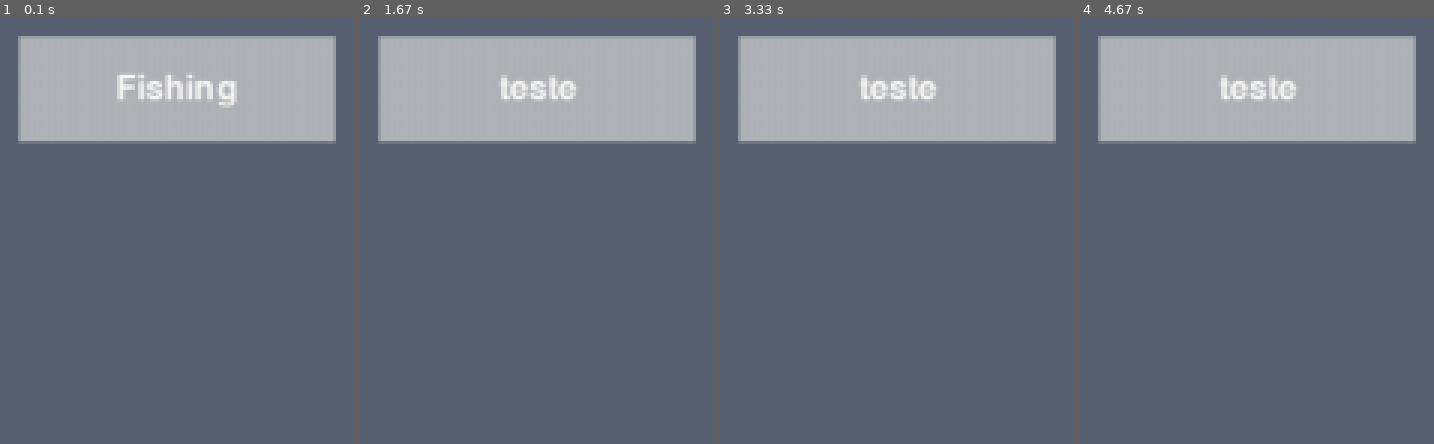
Above: before the commit, frames 1-4 (left to right).
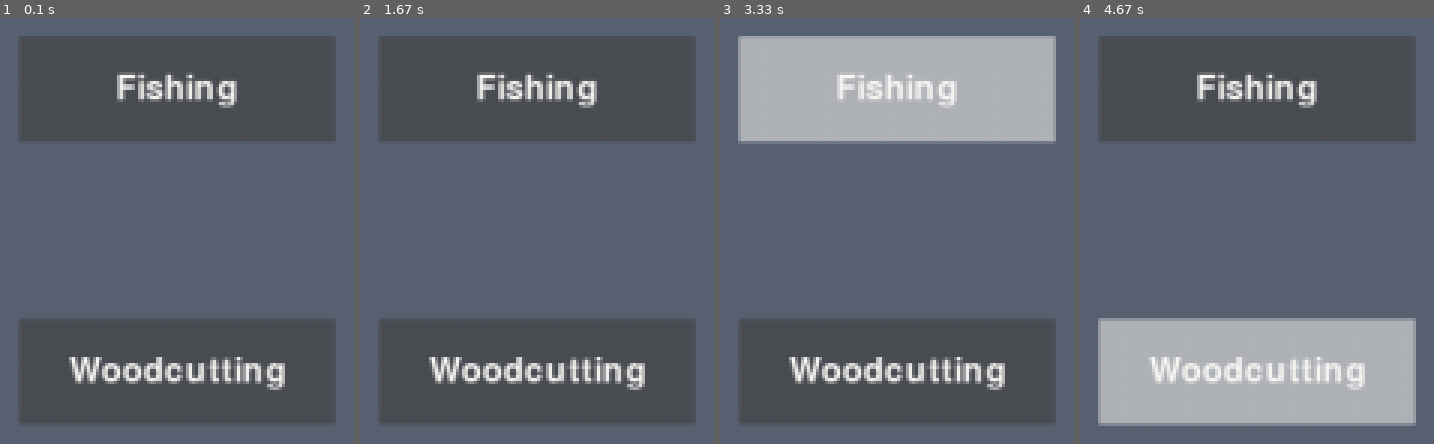
Above: after the commit, the same moments.

Repository: dan-perosa/pygame-study
Game: pygame game, started from main.py
The game is run twice, just before and just after one commit, with the same random seed, the same clock (stepped at 60 frames per second) and the same inputs.
Inputs (mouse positions are in pixels of both pictures, inside the frame that each line leads up to):
- Up to frame 1 (0.1 s): no input
- Up to frame 2 (1.67 s): click (537, 86) at 0.38 s; click (outside the picture) at 0.72 s
- Up to frame 3 (3.33 s): click (897, 371) at 2.05 s; click (outside the picture) at 2.38 s; click (897, 86) at 3.22 s
- Up to frame 4 (4.67 s): click (outside the picture) at 3.55 s; click (1257, 371) at 4.38 s

The runs differ from the first frame. In frame 1, 43% of the frame differs, in the area x 5-95%, y 4-96%; in frame 2, 43%; in frame 3, 21%; in frame 4, 45%.

Commit message:
Added fishing and woodcutting threading

Diff:
--- /dev/null
+++ b/inventory.py
@@ -0,0 +1 @@
+inventory = []
--- a/main.py
+++ b/main.py
@@ -1,5 +1,8 @@
 import pygame
 from pygame.locals import *
+from start_fishing import start_fishing
+from start_woodcutting import start_woodcutting
+import sys
 
 SCREEN_WIDTH = 1280
 SCREEN_HEIGHT = 720
@@ -8,11 +11,27 @@
 OFF_WHITE = '#FAF9F6'
 DARK_GRAY = '#4B4E54'
 LIGHT_GRAY = '#B0B3B8'
+BACKGROUND_COLOR = '#586273'
+
+def button_click_handle(button_functionality, button_text, chosen):
+    global current_screen
+    if button_functionality == 'set_fishing_screen':
+        current_screen = button_text
+    elif button_functionality == 'set_main_menu_screen':
+        current_screen = button_text
+    elif button_functionality == 'set_woodcutting_screen':
+        current_screen = button_text
+    elif button_functionality == 'start_fishing_in_pond':
+        start_fishing(chosen)
+    elif button_functionality == 'start_woodcutting_in_forest':
+        start_woodcutting(chosen)
+
+    return
 
 def main():
+    global background
     global current_screen
-
-    current_screen = 'main_menu'
+    current_screen = 'Main menu'
     # Initialise screen
     pygame.init()
     screen = pygame.display.set_mode(WINDOW_SIZE)
@@ -21,9 +40,8 @@
     # Fill background
     background = pygame.Surface(screen.get_size())
     background = background.convert()
-    background.fill('#586273')
 
-    def buttons(buttonxpos, buttonypos, buttonw, buttonh, color, text, size):
+    def buttons(buttonxpos, buttonypos, buttonw, buttonh, color, text, size, functionality, chosen):
         global current_screen
 
         pos = pygame.mouse.get_pos()
@@ -38,34 +56,47 @@
                                                        button_surface.get_height()/2))
 
         button_surface.blit(button_text, button_text_pos)
-        background.blit(button_surface, (button_rect.x, button_rect.y))
+        screen.blit(button_surface, (button_rect.x, button_rect.y))
 
         if button_rect.collidepoint(pos):
             button_surface.fill(LIGHT_GRAY)
+            button_surface.blit(button_text, button_text_pos)
+            screen.blit(button_surface, (button_rect.x, button_rect.y))
             for event in pygame.event.get():
                 if event.type == pygame.MOUSEBUTTONDOWN:
-                    current_screen = 'fishing'
+                    button_click_handle(functionality, text, chosen)
 
     def main_menu():
-        screen.blit(background, (0, 0))
-        buttons(((SCREEN_WIDTH-150)/2), ((SCREEN_HEIGHT-50)/5), 150, 50, LIGHT_GRAY, "Fishing", 24)
+        screen.fill(BACKGROUND_COLOR)
+        buttons(((SCREEN_WIDTH-150)/2), ((SCREEN_HEIGHT-50)/5), 150, 50, DARK_GRAY, "Fishing", 24, 'set_fishing_screen', '')
+        buttons(((SCREEN_WIDTH-150)/2), ((SCREEN_HEIGHT-50)/5*2), 150, 50, DARK_GRAY, "Woodcutting", 24, 'set_woodcutting_screen', '')
 
     def fishing_page():
-        screen.blit(background, (0, 0))
-        buttons(((SCREEN_WIDTH-150)/2), ((SCREEN_HEIGHT-50)/5), 150, 50, LIGHT_GRAY, "teste", 24)
+        screen.fill(BACKGROUND_COLOR)
+        buttons(((SCREEN_WIDTH-150)/2), ((SCREEN_HEIGHT-50)/5), 150, 50, DARK_GRAY, "Pond", 24, 'start_fishing_in_pond', 'pond')
+        buttons(((SCREEN_WIDTH-150)/2), ((SCREEN_HEIGHT-50)/5*4), 150, 50, DARK_GRAY, "Main menu", 24, 'set_main_menu_screen', '')
 
-
+    def woodcutting_page():
+        screen.fill(BACKGROUND_COLOR)
+        buttons(((SCREEN_WIDTH-150)/2), ((SCREEN_HEIGHT-50)/5), 150, 50, DARK_GRAY, "Forest", 24, 'start_woodcutting_in_forest', 'forest')
+        buttons(((SCREEN_WIDTH-150)/2), ((SCREEN_HEIGHT-50)/5*4), 150, 50, DARK_GRAY, "Main menu", 24, 'set_main_menu_screen', '')
 
     # Event loop
-    while True:
-        if current_screen == 'main_menu':
-            main_menu()
-        elif current_screen == 'fishing':
-            fishing_page()
+    running = True
+    while running:
         for event in pygame.event.get():
             if event.type == QUIT:
-                return
+                running = False
+        if current_screen == 'Main menu':
+            main_menu()
+        elif current_screen == 'Fishing':
+            fishing_page()
+        elif current_screen == 'Woodcutting':
+            woodcutting_page()
 
         pygame.display.flip()
 
+    sys.exit()
+    pygame.quit()
+
 if __name__ == '__main__': main()
--- /dev/null
+++ b/start_fishing.py
@@ -0,0 +1,42 @@
+import time
+import threading
+import random
+from inventory import inventory
+
+inventory_lock = threading.Lock()
+
+fishing_places = [
+    {'location': 'pond',
+     'activity_time': 2.4,
+     'rewards': {range(90000, 100000): 'carp',
+                 range(0,90000): 'trash 1'},
+     },
+    {'location': 'lake',
+     'activity_time': 3.0,
+     'rewards': {range(90000, 100000): 'carp',
+                 range(0,90000): 'trash 2'},
+     },
+]
+
+def start_fishing(chosen_place):
+    activity = 'fishing'
+    chosen = chosen_place
+    for location in fishing_places:
+        if location['location'] == chosen:
+            rewards = location['rewards']
+            activity_time = location['activity_time']
+
+    activity_thread = threading.Thread(target=fishing, args=(rewards, activity_time))
+    activity_thread.daemon = True
+    activity_thread.start()
+
+
+def fishing(rewards, activity_time):
+    while True:
+        time.sleep(activity_time)
+        random_number = random.randint(0, 100000)
+        for key in rewards.keys():
+            if random_number in key:
+                with inventory_lock:
+                    inventory.append(rewards[key])
+                    print(inventory)
--- /dev/null
+++ b/start_woodcutting.py
@@ -0,0 +1,42 @@
+import time
+import threading
+import random
+from inventory import inventory
+
+inventory_lock = threading.Lock()
+
+woodcutting_places = [
+    {'location': 'forest',
+     'activity_time': 2.4,
+     'rewards': {range(90000, 100000): 'log',
+                 range(0,90000): 'stick'},
+     },
+    {'location': 'jungle',
+     'activity_time': 3.0,
+     'rewards': {range(90000, 100000): 'wood',
+                 range(0,90000): 'trash 3'},
+     },
+]
+
+def start_woodcutting(chosen_place):
+    activity = 'woodcutting'
+    chosen = chosen_place
+    for location in woodcutting_places:
+        if location['location'] == chosen:
+            rewards = location['rewards']
+            activity_time = location['activity_time']
+
+    activity_thread = threading.Thread(target=woodcutting, args=(rewards, activity_time))
+    activity_thread.daemon = True
+    activity_thread.start()
+
+
+def woodcutting(rewards, activity_time):
+    while True:
+        time.sleep(activity_time)
+        random_number = random.randint(0, 100000)
+        for key in rewards.keys():
+            if random_number in key:
+                with inventory_lock:
+                    inventory.append(rewards[key])
+                    print(inventory)
